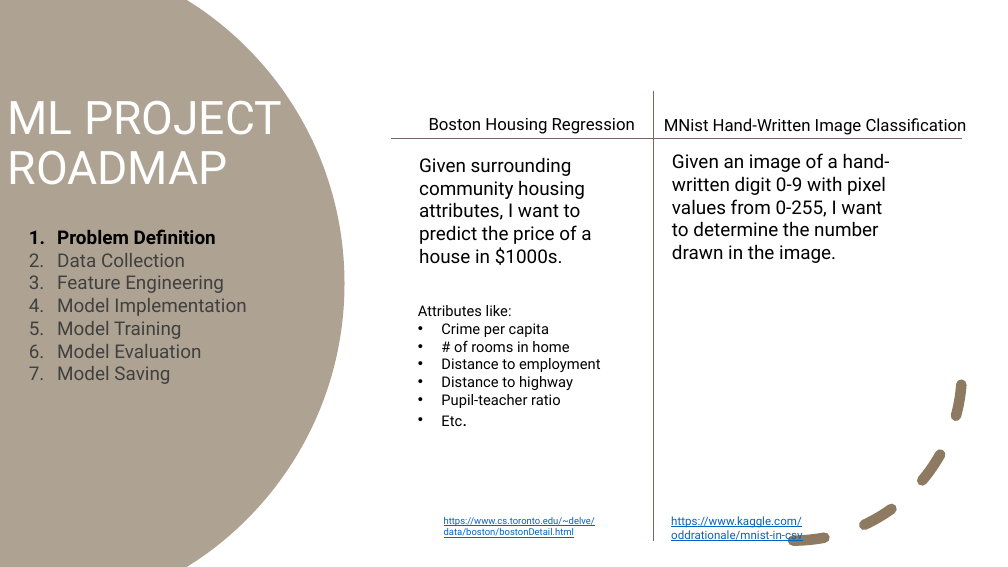
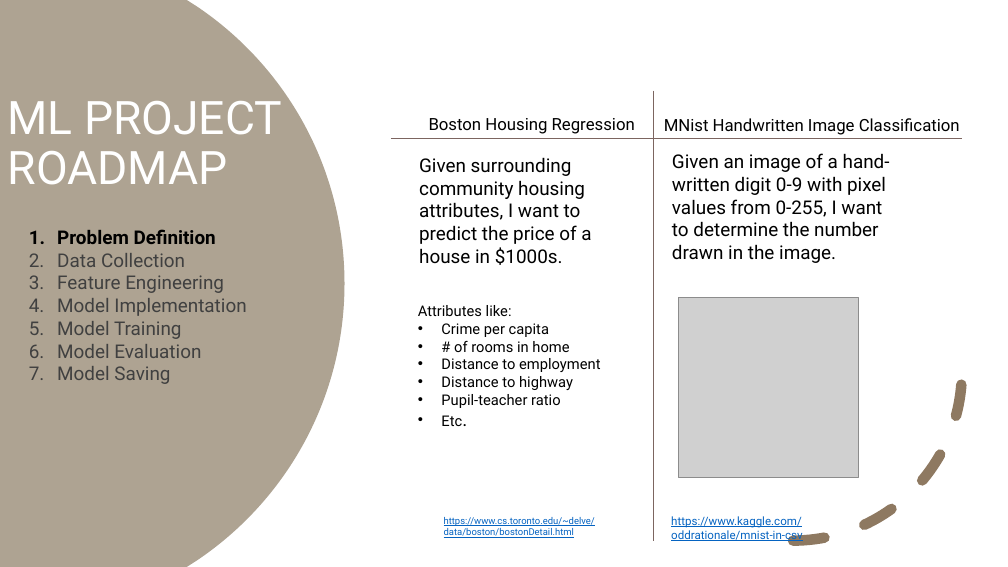
Before and after one commit to pkalivas/Demo.ML, a slide deck: slide 8 of deck.pptx (slide 7 before the commit). Drawn at 1008x567 pixels with LibreOffice and Linux fonts; fonts in the diff are those of the drawing; grey boxes stand for pictures. Boxes give left, top, right and bottom in pixels: in the first picture for what was removed or moved away, otherwise in the second. Text is boxed around its words. In the diff, an @@ line names an element or a change of style, - is before the commit and + after.

```diff
--- a/deck.pptx
+++ b/deck.pptx
@@ text at (664, 118, 960, 135): text changed @@
-MNist Hand-Written Image Classification
+MNist Handwritten Image Classification
@@ picture added at (679, 298, 859, 478) @@
```
Also in this commit, not shown: 4 other slides changed, 1 slide added, 4 other files.
